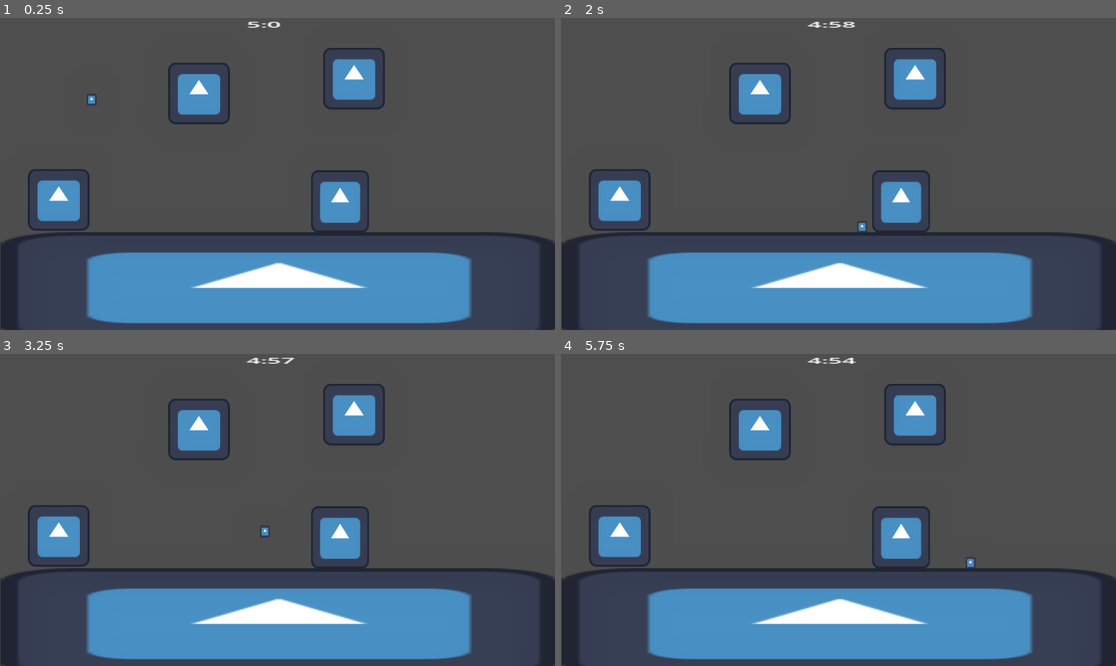
Above: before the commit, frames 1-4 (two rows, left to right).
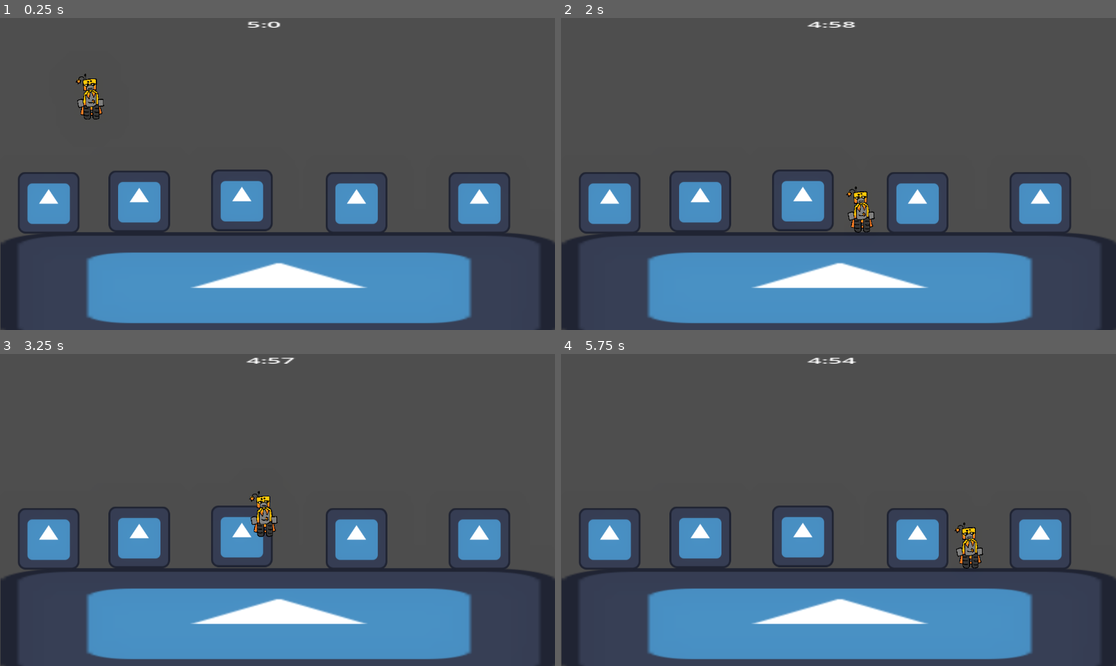
Above: after the commit, the same moments.

Repository: GeirlanthArchivest/oops--i-maybe-did-it-again
Game: Godot game, scene res://Scenes/main_level.tscn
Two runs of this game, one before a commit and one after it. Both use one fixed random seed, a clock stepped at 60 frames per second and the inputs below. The engine's default icon, where the game draws it, is replaced by a stand-in: a white triangle on a blue panel in a dark square.
Inputs (mouse positions are in pixels of both pictures, inside the frame that each line leads up to):
- Up to frame 1 (0.25 s): no input
- Up to frame 2 (2 s): tap Enter (shoot) at 0.5, 1.35 s; move the mouse to (960, 158) at 0.52 s; hold Enter (shoot) 0.53-1.28 s; hold Right (move_right) from 0.53 s (still down); tap Space (jump) at 0.77, 1.52 s; move the mouse to (727, 189) at 1.27 s
- Up to frame 3 (3.25 s): move the mouse to (333, 441) at 2.02 s; release Right (move_right) at 2.03 s; hold Left (move_left) 2.03-2.78 s; hold Enter (shoot) 2.03-2.78 s; move the mouse to (249, 572) at 2.77 s; hold Right (move_right) from 2.78 s (still down); tap Enter (shoot) at 2.85 s; tap Space (jump) at 3.02 s
- Up to frame 4 (5.75 s): move the mouse to (1005, 556) at 3.52 s; hold Enter (shoot) 3.53-4.28 s; tap Space (jump) at 3.77, 4.52 s; move the mouse to (672, 463) at 4.27 s; release Right (move_right) at 4.28 s; hold Left (move_left) 4.28-5.03 s; tap Enter (shoot) at 4.35 s; move the mouse to (866, 510) at 5.02 s; hold Right (move_right) from 5.03 s (still down); hold Enter (shoot) from 5.03 s (still down)

The runs differ from the first frame. In frame 1, 9.3% of the frame differs, in the area x 3-92%, y 9-70%; in frame 2, 9.3%; in frame 3, 9.2%; in frame 4, 9.4%.

Commit message:
Added some art

Diff:
--- a/oops!-i-maybe-did-it-again/Scenes/bullet.tscn
+++ b/oops!-i-maybe-did-it-again/Scenes/bullet.tscn
@@ -4,7 +4,7 @@
 [ext_resource type="Texture2D" uid="uid://bmp1vl1wvlpl4" path="res://icon.svg" id="1_xjght"]
 
 [sub_resource type="RectangleShape2D" id="RectangleShape2D_oduel"]
-size = Vector2(126.74583, 129.0286)
+size = Vector2(62.933525, 129.0286)
 
 [node name="Bullet" type="Sprite2D"]
 scale = Vector2(0.15779613, 0.15500441)
@@ -19,7 +19,8 @@
 collision_mask = 2
 
 [node name="CollisionShape2D" type="CollisionShape2D" parent="Hitbox"]
-position = Vector2(-3.021856e-06, 0)
+position = Vector2(-3.021856e-06, 1.922676e-06)
+scale = Vector2(2.0139637, 1)
 shape = SubResource("RectangleShape2D_oduel")
 
 [connection signal="screen_exited" from="VisibleOnScreenEnabler2D" to="." method="_on_visible_on_screen_enabler_2d_screen_exited"]
--- a/oops!-i-maybe-did-it-again/Scenes/main_level.tscn
+++ b/oops!-i-maybe-did-it-again/Scenes/main_level.tscn
@@ -60,24 +60,6 @@
 scale = Vector2(9.025, 1.745)
 texture = ExtResource("2_ikcpc")
 
-[node name="Buildings" type="Node" parent="."]
-
-[node name="Building" parent="Buildings" instance=ExtResource("3_5erdv")]
-position = Vector2(707, 446)
-scale = Vector2(0.9432954, 1.0118527)
-
-[node name="Sprite2D" parent="Buildings" instance=ExtResource("3_5erdv")]
-position = Vector2(414.00006, 221.00002)
-scale = Vector2(0.99999994, 0.99999994)
-
-[node name="Sprite2D2" parent="Buildings" instance=ExtResource("3_5erdv")]
-position = Vector2(736, 190)
-scale = Vector2(0.99999994, 0.99999994)
-
-[node name="Sprite2D3" parent="Buildings" instance=ExtResource("3_5erdv")]
-position = Vector2(123.00006, 442)
-scale = Vector2(0.99999994, 0.99999994)
-
 [node name="Timer" type="Label" parent="."]
 anchors_preset = 5
 anchor_left = 0.5
@@ -102,4 +84,23 @@
 [node name="WorldEnvironment" type="WorldEnvironment" parent="."]
 environment = SubResource("Environment_qbrl8")
 
+[node name="Buildings" type="Node" parent="."]
+
+[node name="Building" parent="Buildings" instance=ExtResource("3_5erdv")]
+position = Vector2(102, 448)
+
+[node name="Building2" parent="Buildings" instance=ExtResource("3_5erdv")]
+position = Vector2(290, 445)
+
+[node name="Building3" parent="Buildings" instance=ExtResource("3_5erdv")]
+position = Vector2(503, 443)
+
+[node name="Building4" parent="Buildings" instance=ExtResource("3_5erdv")]
+position = Vector2(741, 448)
+
+[node name="Building5" parent="Buildings" instance=ExtResource("3_5erdv")]
+position = Vector2(996, 448)
+
+[node name="Raining Missiles" type="Node" parent="."]
+
 [connection signal="timeout" from="Timer/Timer" to="." method="_on_timer_timeout"]
--- a/oops!-i-maybe-did-it-again/Scenes/player.tscn
+++ b/oops!-i-maybe-did-it-again/Scenes/player.tscn
@@ -1,22 +1,26 @@
 [gd_scene load_steps=4 format=3 uid="uid://cga3myayrffbv"]
 
 [ext_resource type="Script" uid="uid://doxfloetb5vri" path="res://Scripts/player.gd" id="1_cvnsp"]
-[ext_resource type="Texture2D" uid="uid://bmp1vl1wvlpl4" path="res://icon.svg" id="2_cvnsp"]
+[ext_resource type="Texture2D" uid="uid://dlkgrlqetitvk" path="res://Assets/Character.png" id="2_cvnsp"]
 
 [sub_resource type="CapsuleShape2D" id="CapsuleShape2D_cvnsp"]
+radius = 9.0
 
 [node name="Player" type="CharacterBody2D"]
 z_index = 1
+scale = Vector2(3, 3)
 script = ExtResource("1_cvnsp")
 
 [node name="CollisionShape2D" type="CollisionShape2D" parent="."]
 shape = SubResource("CapsuleShape2D_cvnsp")
 
 [node name="Sprite2D" type="Sprite2D" parent="."]
-scale = Vector2(0.155, 0.19)
+position = Vector2(-1, -2)
+scale = Vector2(0.045, 0.055)
 texture = ExtResource("2_cvnsp")
 
 [node name="Fire_rate_timer" type="Timer" parent="."]
+wait_time = 0.25
 one_shot = true
 autostart = true
 
--- a/oops!-i-maybe-did-it-again/Scripts/Level.gd
+++ b/oops!-i-maybe-did-it-again/Scripts/Level.gd
@@ -1,4 +1,7 @@
 extends Node2D
+
+var building = preload("res://Scenes/building.tscn")
+var area_to_instance = [100, 200, 300]
 
 func _ready():
 	Global.node_creation_parent = self
@@ -6,6 +9,8 @@
 func _exit_tree():
 	Global.node_creation_parent = null
 
+func instance_buildings():
+	pass
 
 func _on_timer_timeout() -> void:
 	get_tree().reload_current_scene()
--- a/oops!-i-maybe-did-it-again/Scripts/bullet.gd
+++ b/oops!-i-maybe-did-it-again/Scripts/bullet.gd
@@ -16,6 +16,6 @@
 	queue_free()
 
 
-func _on_hitbox_body_shape_entered(body_rid: RID, body: Node2D, body_shape_index: int, local_shape_index: int) -> void:
+func _on_hitbox_body_shape_entered(body: Node2D):
 	if body.is_in_group("Floor"):
 		queue_free()
Binary file added: oops!-i-maybe-did-it-again/Assets/Character.png
Not shown, added: oops!-i-maybe-did-it-again/Assets/Character.png.import
Binary file added: oops!-i-maybe-did-it-again/Assets/Explosion.png
Not shown, added: oops!-i-maybe-did-it-again/Assets/Explosion.png.import
Binary file added: oops!-i-maybe-did-it-again/Assets/Rocket.png
Not shown, added: oops!-i-maybe-did-it-again/Assets/Rocket.png.import
